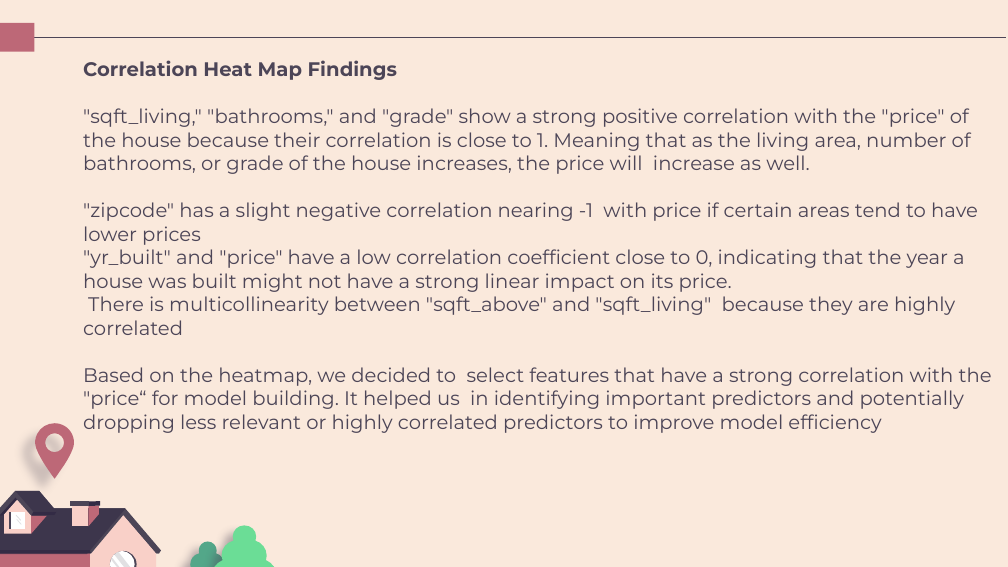
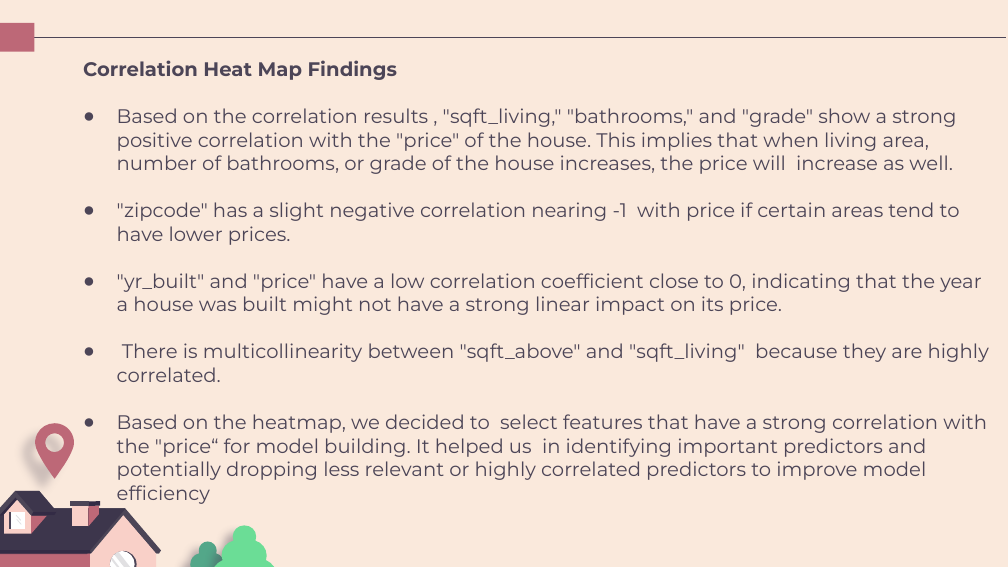
Before and after one commit to Bkiambuthi/dsc-phase-2-project-v2-3, a slide deck: slide 12 of Understanding King County's Housing Market.pptx (slide 15 before the commit). Drawn at 1008x567 pixels with LibreOffice and Linux fonts; fonts in the diff are those of the drawing. Boxes give left, top, right and bottom in pixels: in the first picture for what was removed or moved away, otherwise in the second. Text is boxed around its words. In the diff, an @@ line names an element or a change of style, - is before the commit and + after.

Commit message:
Editing the presentation

```diff
--- a/Understanding King County's Housing Market.pptx
+++ b/Understanding King County's Housing Market.pptx
@@ text at (x1=117, y1=108, x2=960, y2=245): text changed @@
-"sqft_living," "bathrooms," and "grade" show a strong positive correlation with the "price" of the house because their correlation is close to 1. Meaning that as the living area, number of bathrooms, or grade of the house increases, the price will increase as well.
-"zipcode" has a slight negative correlation nearing -1 with price if certain areas tend to have lower prices
+● Based on the correlation results , "sqft_living," "bathrooms," and "grade" show a strong positive correlation with the "price" of the house. This implies that when living area, number of bathrooms, or grade of the house increases, the price will increase as well.
+● "zipcode" has a slight negative correlation nearing -1 with price if certain areas tend to have lower prices.
@@ text at (x1=117, y1=273, x2=987, y2=504): bullet none to ● @@
@@ text at (x1=117, y1=343, x2=989, y2=382): text changed @@
-There is multicollinearity between "sqft_above" and "sqft_living" because they are highly correlated
+● There is multicollinearity between "sqft_above" and "sqft_living" because they are highly correlated.
```
Also in this commit, not shown: 14 other slides changed, 9 slides added, 12 slides removed, 1 other file.
